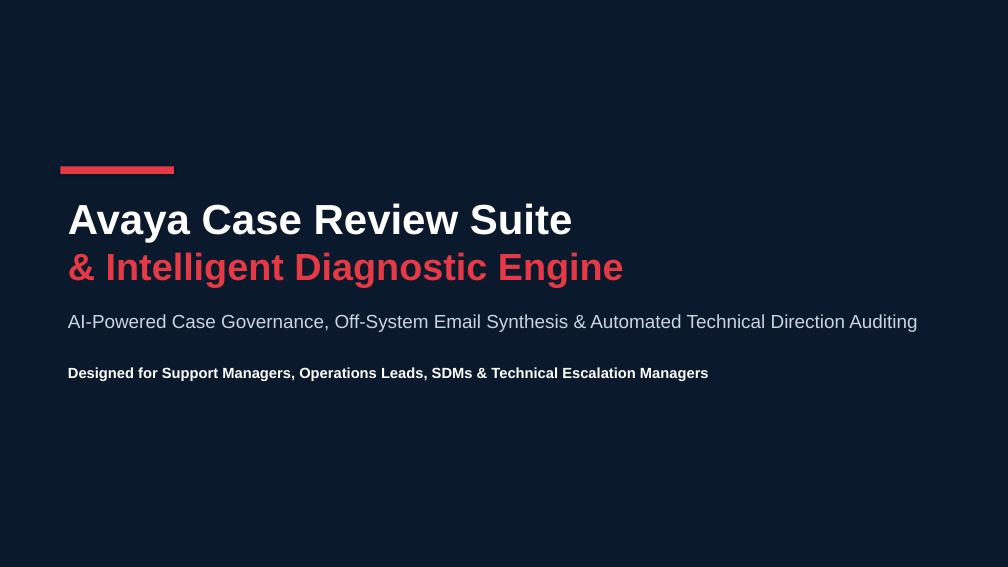
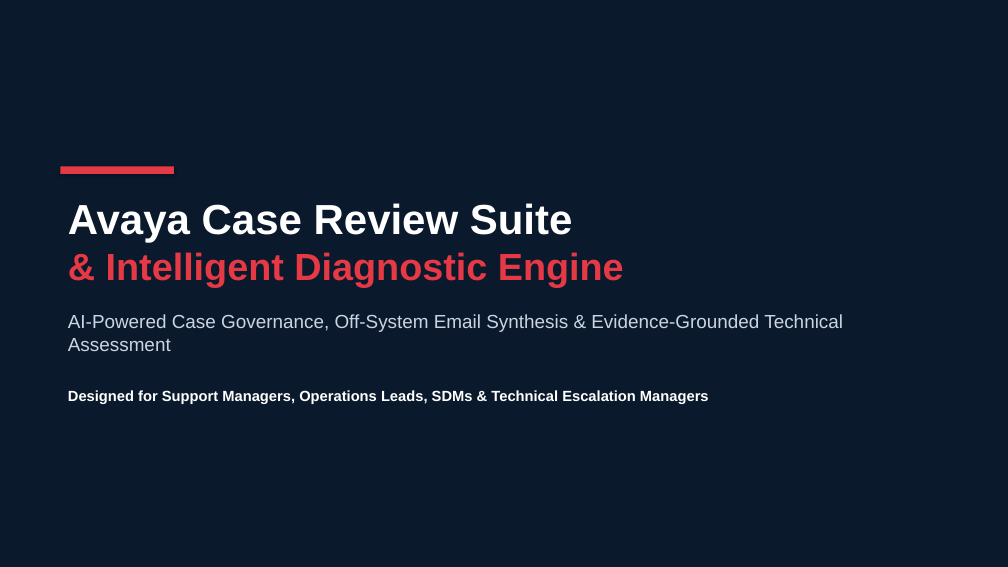
Before and after one commit to avayahmao/avaya-case-review-pack, a slide deck: slide 1 of docs/Avaya_Case_Review_Suite_Presentation.pptx. Drawn at 1008x567 pixels with LibreOffice and Linux fonts; fonts in the diff are those of the drawing. Boxes give left, top, right and bottom in pixels: in the first picture for what was removed or moved away, otherwise in the second. Text is boxed around its words. In the diff, an @@ line names an element or a change of style, - is before the commit and + after.

Commit message:
docs(presentation): synchronize PowerPoint contract

```diff
--- a/docs/Avaya_Case_Review_Suite_Presentation.pptx
+++ b/docs/Avaya_Case_Review_Suite_Presentation.pptx
@@ background #FFFFFF to #0B192C @@
@@ rectangle removed at (x1=0, y1=0, x2=1008, y2=567) @@
@@ text at (x1=68, y1=314, x2=843, y2=351): text changed @@
-AI-Powered Case Governance, Off-System Email Synthesis & Automated Technical Direction Auditing
+AI-Powered Case Governance, Off-System Email Synthesis & Evidence-Grounded Technical Assessment
```
Also in this commit, not shown: 10 other slides changed, 1 other file.
